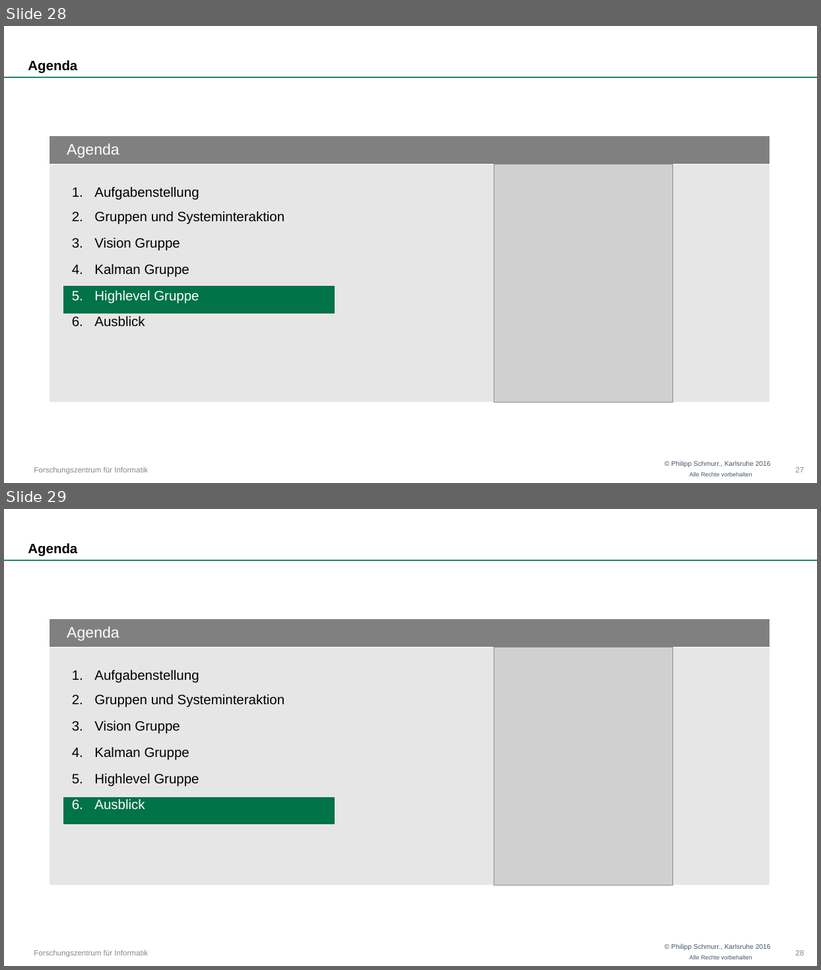
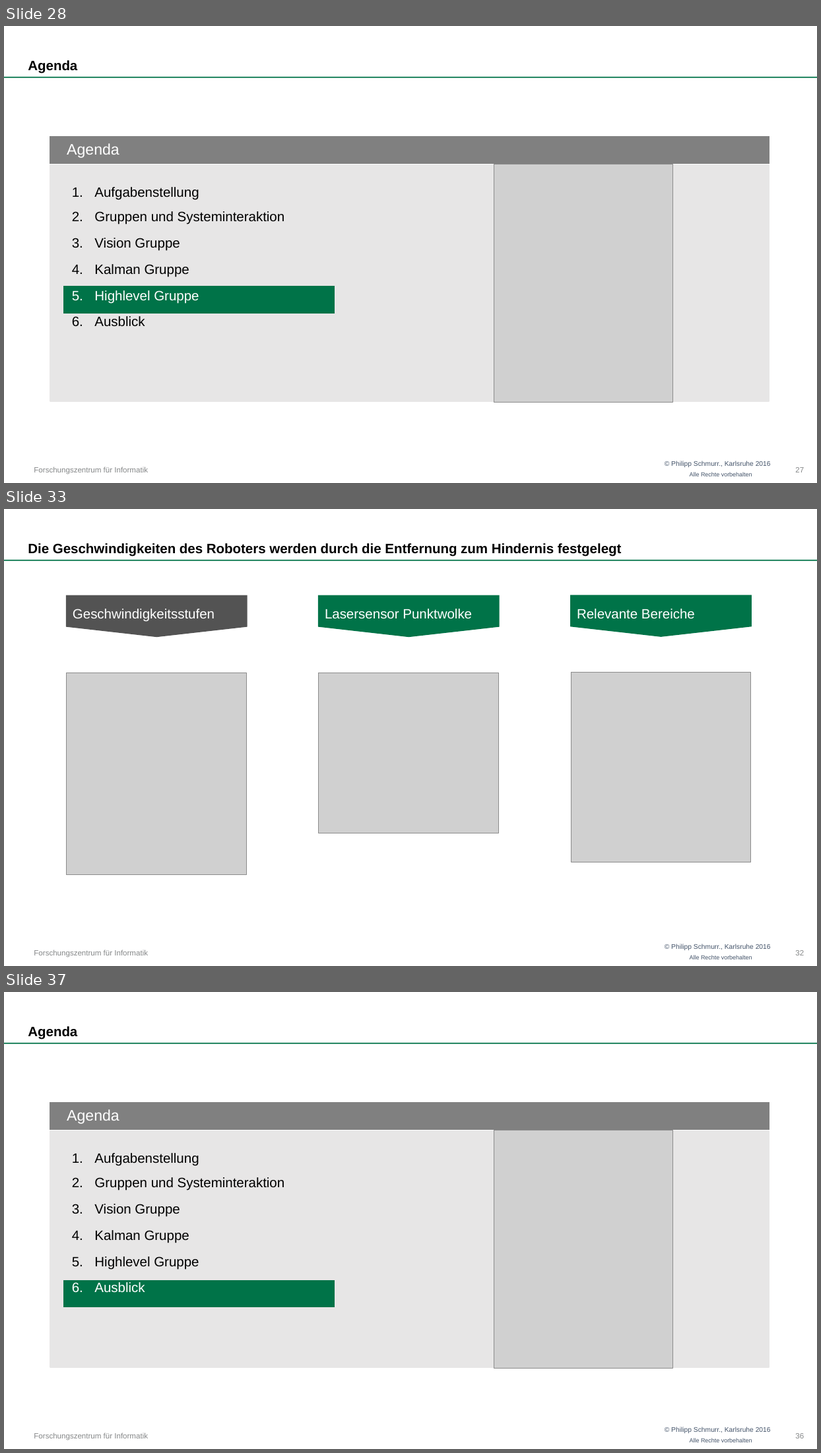
Before and after one commit to OtonoKakuei/robprak1516-documentation, a slide deck: robprak1516-presentation.pptx. Shown one above the other, each under a label of ours: slides 28 and 29 before the commit, slides 28, 33 and 37 after it; the slides between them are not shown. The pictures are 821x970 and 821x1453 pixels, drawn with LibreOffice and Linux fonts; fonts in the diff are those of the drawing; grey boxes stand for pictures; background and template pictures are left out. Boxes give left, top, right and bottom in pixels: in the first picture for what was removed or moved away, otherwise in the second. Text is boxed around its words. In the diff, an @@ line names an element or a change of style, - is before the commit and + after.

```diff
--- a/robprak1516-presentation.pptx
+++ b/robprak1516-presentation.pptx
@@ slide 33 added at box(4, 509, 817, 966), background #FFFFFF; not listed: 4 template elements that a slide beside it also shows @@
@@ title added at box(28, 543, 622, 557), 16 pt, text #000000, bold @@
+Die Geschwindigkeiten des Roboters werden durch die Entfernung zum Hindernis festgelegt
@@ pentagon arrow added at box(67, 595, 247, 636), fill #525252, outline #525252 1.5 pt, 16 pt, text #FFFFFF @@
+Geschwindigkeitsstufen
@@ pentagon arrow added at box(319, 595, 499, 636), fill #007348, outline #007348 1.5 pt, 16 pt, text #FFFFFF @@
+Lasersensor Punktwolke
@@ pentagon arrow added at box(572, 595, 751, 636), fill #007348, outline #007348 1.5 pt, 16 pt, text #FFFFFF @@
+Relevante Bereiche
@@ picture added at box(67, 673, 247, 875) @@
@@ picture added at box(319, 673, 499, 833) @@
@@ picture added at box(572, 673, 751, 863) @@
@@ page number added at box(795, 951, 804, 956), 9 pt, text #868889 @@
+32
@@ what was slide 29 is now slide 37 @@
```
Also in this commit, not shown: 7 other slides added.
